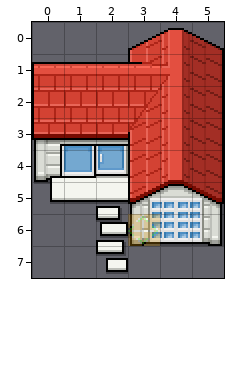
Level history. Tiled map: tools/map-procedural-generation/template/red-city/5/building-house.tmx. This is how it looked before the edit.
Cells are 16x16 px. Shown: x 0..5, y 0..7.
After:
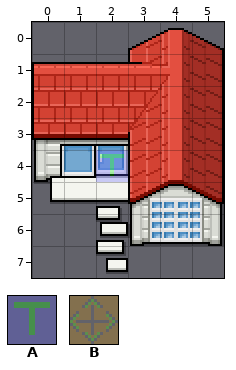
Key: from "invisible": A 2, B 3.
Objects are placed by their top-left corner, in cells (3,4 is the top-left corner of cell 3,4); size is 1x1 cell unless given.
Difference:
--- layer "Moving"
+A at 2,4
-B "teleport on push" at 3,6
Boxes around the changes in both pictures, in picture pixels (x1, y1, x2, y2):
added: (96, 150, 128, 182)
removed: (128, 214, 160, 246)
